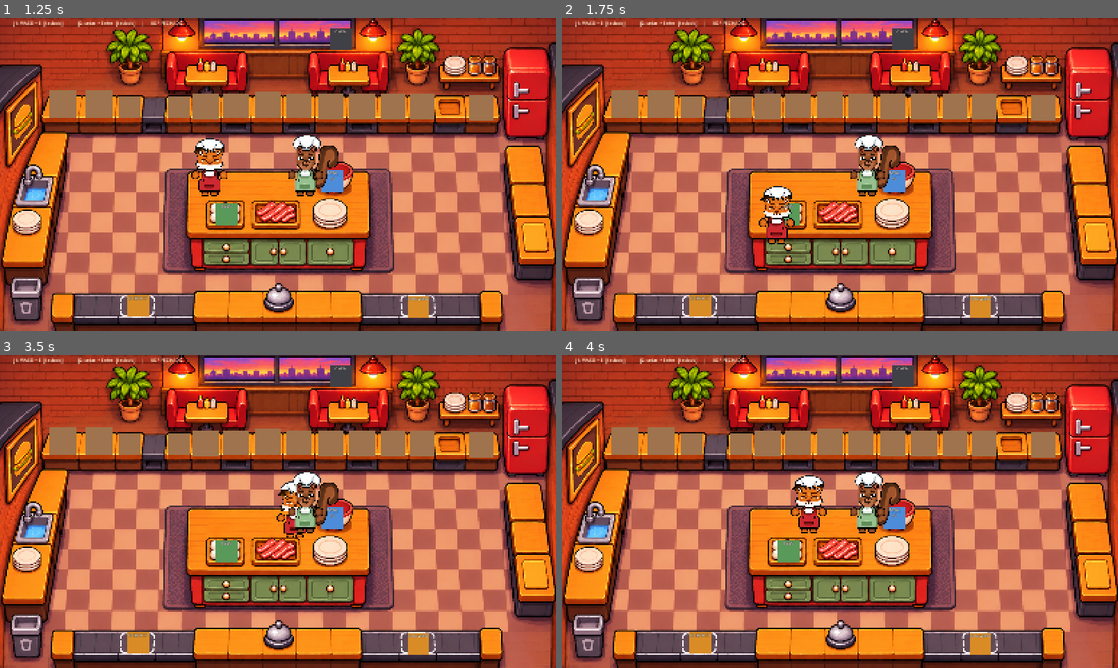
Above: before the commit, frames 1-4 (two rows, left to right).
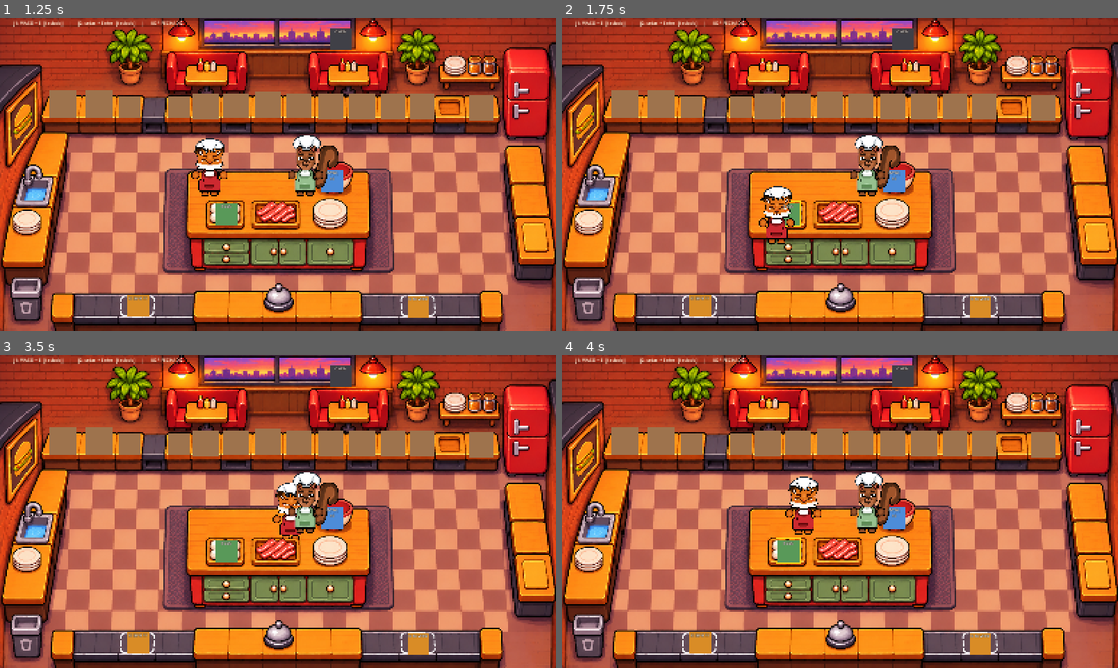
Above: after the commit, the same moments.

Repository: larissalvl/cheflingo
Game: Godot game, scene res://scenes/kitchen.tscn
Two runs of this game, one before a commit and one after it. Both use one fixed random seed, a clock stepped at 60 frames per second and the inputs below.
Inputs:
- Up to frame 1 (1.25 s): tap Enter at 0.5 s; hold D from 0.53 s (still down); tap E at 0.6 s
- Up to frame 2 (1.75 s): release D at 1.28 s; hold S from 1.28 s (still down); tap Enter at 1.35 s
- Up to frame 3 (3.5 s): release S at 2.03 s; hold D 2.03-2.78 s; tap Keypad Enter at 2.1 s; hold W from 2.78 s (still down); tap E at 2.85 s
- Up to frame 4 (4 s): release W at 3.53 s; hold A from 3.53 s (still down); tap Enter at 3.6 s

Frame 1 is identical in both runs. In frame 2, less than 0.1% of the frame differs, in the area x 35-43%, y 55-71%; in frame 3, 0.4%; in frame 4, 0.9%, in the area x 38-48%, y 38-67%.

Commit message:
estado antes do novo escopo
Co-Authored-By: Claude Opus 5.5 <noreply@anthropic.com>

Diff:
--- a/scenes/chef.tscn
+++ b/scenes/chef.tscn
@@ -57,4 +57,4 @@
 shape = SubResource("CircleShape2D_chef")
 
 [node name="HoldPoint" type="Marker2D" parent="." unique_id=277128081]
-position = Vector2(0, -70)
+position = Vector2(20, -185)
--- a/scenes/kitchen.tscn
+++ b/scenes/kitchen.tscn
@@ -111,11 +111,9 @@
 
 [node name="Chef1" parent="." unique_id=2007395880 instance=ExtResource("2_chef")]
 position = Vector2(384, 528)
-scale = Vector2(0.09, 0.09)
 
 [node name="Chef2" parent="." unique_id=1836850263 instance=ExtResource("2_chef")]
 position = Vector2(896, 528)
-scale = Vector2(0.09, 0.09)
 player_id = 2
 color = Color(0.25, 0.45, 0.9, 1)
 
Not shown: 1 places in scenes/chef.tscn that only renumber resources
Binary file added: sprites/baconIcone.PNG
Not shown, added: sprites/baconIcone.PNG.import
Binary file added: sprites/bancada.PNG
Not shown, added: sprites/bancada.PNG.import
Binary file added: sprites/fogaoAceso.PNG
Not shown, added: sprites/fogaoAceso.PNG.import
Binary file added: sprites/fogaoApagado.PNG
Not shown, added: sprites/fogaoApagado.PNG.import
Binary file added: sprites/fogãoAcesso.PNG
Not shown, added: sprites/fogãoAcesso.PNG.import
Binary file added: sprites/frigideiraBacon.PNG
(and 21 more such lines)
